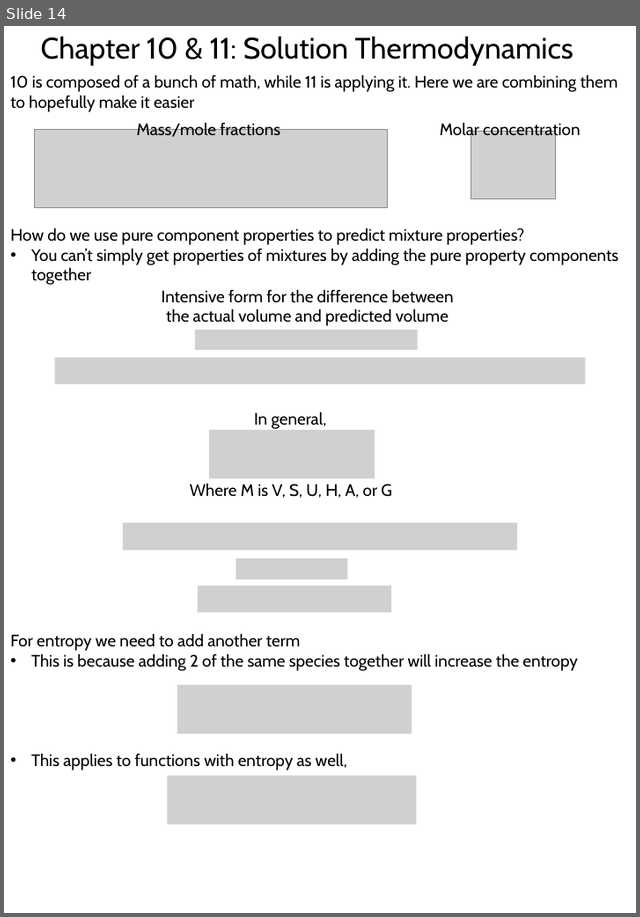
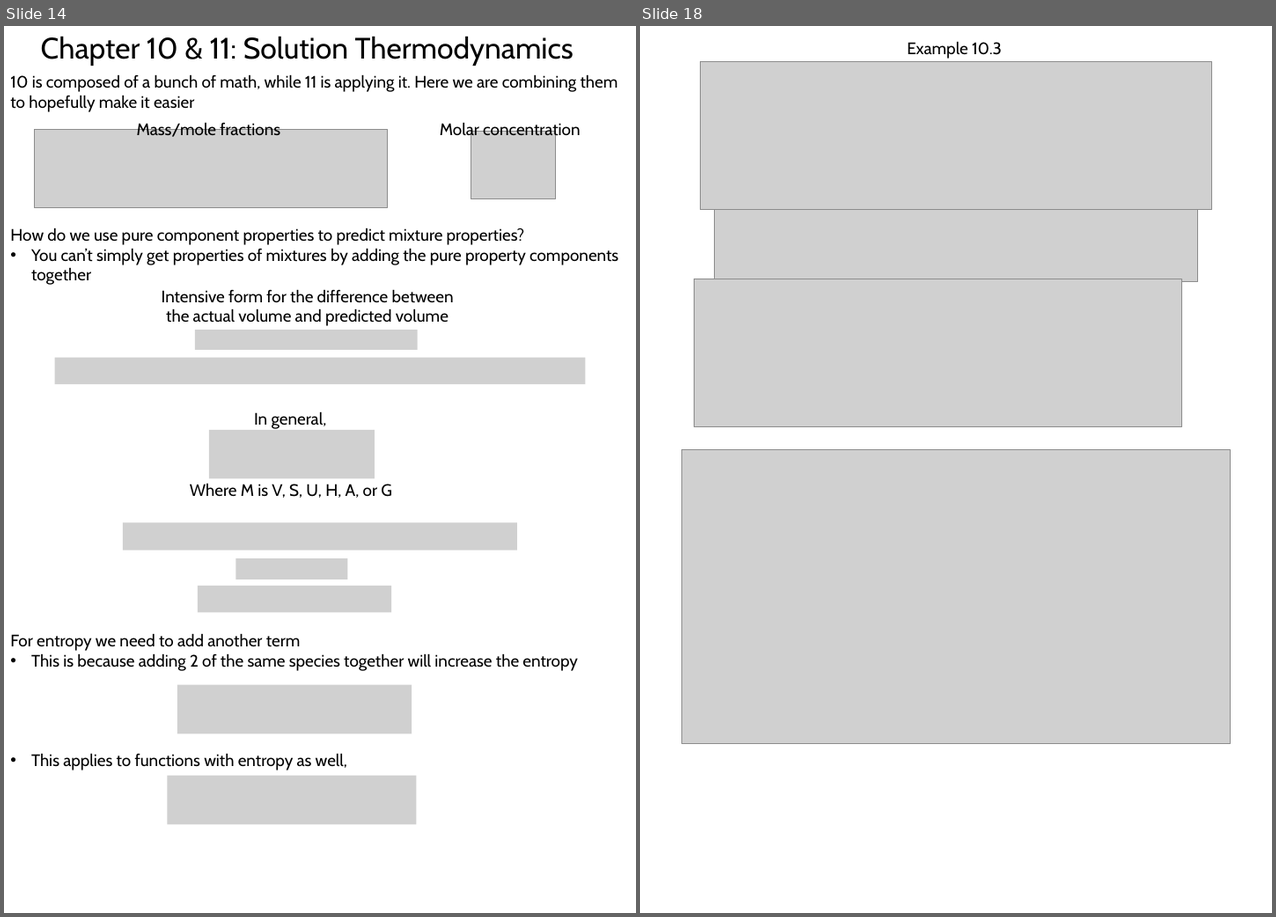
Before and after one commit to 1980s-Space-Guy/Fall24Classes, a slide deck: ThermodynamicsII.pptx. Shown side by side, each under a label of ours: slide 14 before the commit, slides 14 and 18 after it; the slides between them are not shown. The pictures are 640x917 and 1276x917 pixels, drawn with LibreOffice and Linux fonts; fonts in the diff are those of the drawing; grey boxes stand for pictures. Boxes give left, top, right and bottom in pixels: in the first picture for what was removed or moved away, otherwise in the second. Text is boxed around its words. In the diff, an @@ line names an element or a change of style, - is before the commit and + after.

```diff
--- a/ThermodynamicsII.pptx
+++ b/ThermodynamicsII.pptx
@@ slide 18 added at [640, 26, 1272, 913], background #FFFFFF @@
@@ text added at [907, 41, 1002, 59], 18 pt, text #000000 @@
+Example 10.3
@@ picture added at [701, 61, 1212, 210] @@
@@ picture added at [715, 210, 1197, 280] @@
@@ picture added at [694, 279, 1181, 427] @@
@@ picture added at [682, 449, 1230, 743] @@
```
Also in this commit, not shown: 1 slide changed, 2 other slides added, 3 other files.
